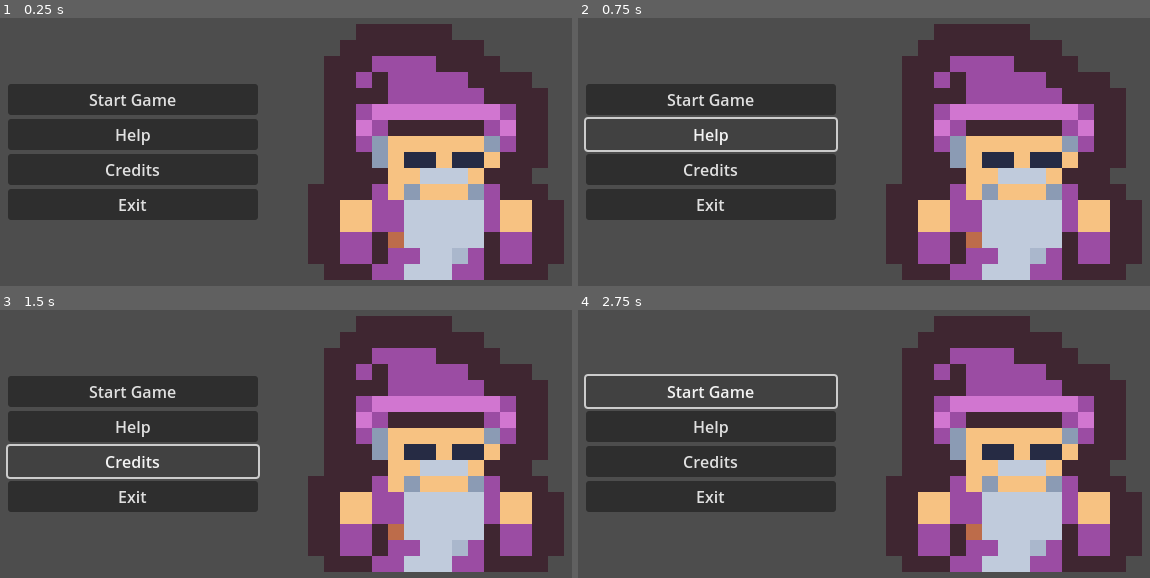
Above: before the commit, frames 1-4 (two rows, left to right).
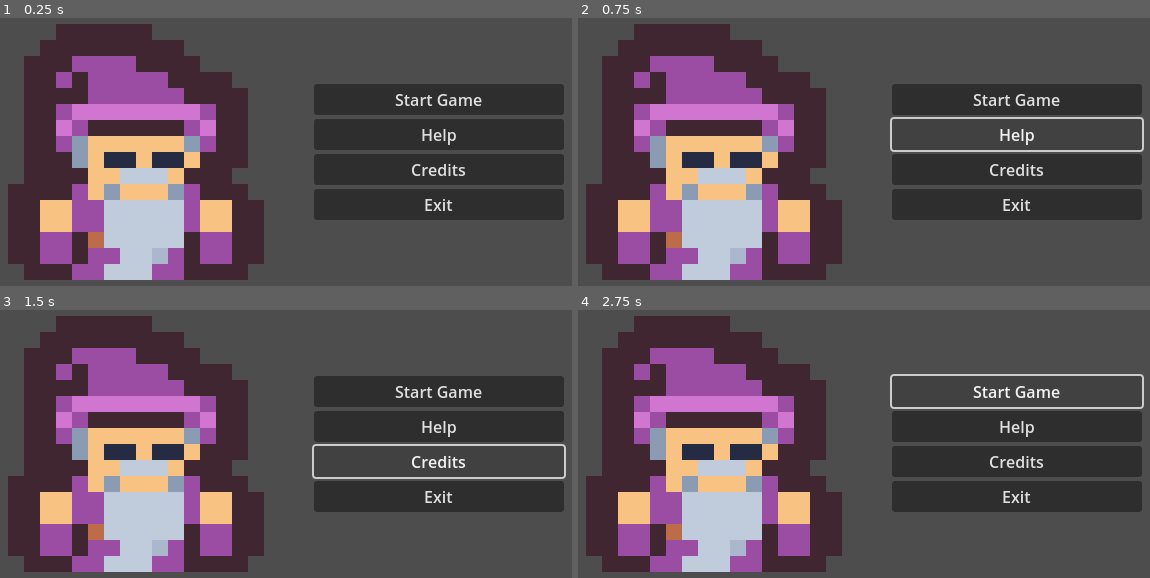
Above: after the commit, the same moments.

Repository: project-roundtrip/roundtrip
Game: Godot game, scene res://scenes/mainmenu/mainmenu.tscn
Same seed, same stepped clock (60 frames per second), same inputs: the game is played once before the commit and once after it.
Inputs:
- Up to frame 1 (0.25 s): no input
- Up to frame 2 (0.75 s): click "Help" at 0.5 s
- Up to frame 3 (1.5 s): click "Credits" at 1.25 s
- Up to frame 4 (2.75 s): click "Start Game" at 2 s

The runs differ from the first frame. In frame 1, 58% of the frame differs, in the area x 1-99%, y 2-98%; in frame 2, 62%; in frame 3, 63%; in frame 4, 62%.

Commit message:
Configure automatic scaling and fix main window layout

Diff:
--- a/project.godot
+++ b/project.godot
@@ -19,6 +19,7 @@
 
 window/size/viewport_width=800
 window/size/viewport_height=600
+window/stretch/mode="viewport"
 
 [rendering]
 
--- a/scenes/mainmenu/mainmenu.tscn
+++ b/scenes/mainmenu/mainmenu.tscn
@@ -6,7 +6,8 @@
 
 [node name="RootContainer" type="MarginContainer" parent="."]
 custom_minimum_size = Vector2(800, 600)
-offset_right = 4.0
+offset_right = 800.0
+offset_bottom = 600.0
 
 [node name="HBoxContainer" type="HBoxContainer" parent="RootContainer"]
 custom_minimum_size = Vector2(800, 600)
@@ -18,32 +19,33 @@
 layout_mode = 2
 alignment = 1
 
-[node name="StartButton" type="Button" parent="RootContainer/HBoxContainer/LogoContainer"]
-custom_minimum_size = Vector2(250, 0)
+[node name="LogoRect" type="TextureRect" parent="RootContainer/HBoxContainer/LogoContainer"]
+texture_filter = 1
+custom_minimum_size = Vector2(256, 256)
 layout_mode = 2
-text = "Start Game"
-
-[node name="HelpButton" type="Button" parent="RootContainer/HBoxContainer/LogoContainer"]
-custom_minimum_size = Vector2(250, 0)
-layout_mode = 2
-text = "Help"
-
-[node name="CreditsButton" type="Button" parent="RootContainer/HBoxContainer/LogoContainer"]
-custom_minimum_size = Vector2(250, 0)
-layout_mode = 2
-text = "Credits"
-
-[node name="ExitButton" type="Button" parent="RootContainer/HBoxContainer/LogoContainer"]
-custom_minimum_size = Vector2(250, 0)
-layout_mode = 2
-text = "Exit"
+texture = ExtResource("1_ygvqr")
+stretch_mode = 4
 
 [node name="ControlsContainer" type="VBoxContainer" parent="RootContainer/HBoxContainer"]
 layout_mode = 2
 alignment = 1
 
-[node name="LogoRect" type="TextureRect" parent="RootContainer/HBoxContainer/ControlsContainer"]
-texture_filter = 1
-custom_minimum_size = Vector2(256, 256)
+[node name="StartButton" type="Button" parent="RootContainer/HBoxContainer/ControlsContainer"]
+custom_minimum_size = Vector2(250, 0)
 layout_mode = 2
-texture = ExtResource("1_ygvqr")
+text = "Start Game"
+
+[node name="HelpButton" type="Button" parent="RootContainer/HBoxContainer/ControlsContainer"]
+custom_minimum_size = Vector2(250, 0)
+layout_mode = 2
+text = "Help"
+
+[node name="CreditsButton" type="Button" parent="RootContainer/HBoxContainer/ControlsContainer"]
+custom_minimum_size = Vector2(250, 0)
+layout_mode = 2
+text = "Credits"
+
+[node name="ExitButton" type="Button" parent="RootContainer/HBoxContainer/ControlsContainer"]
+custom_minimum_size = Vector2(250, 0)
+layout_mode = 2
+text = "Exit"
Not shown, added: assets/sprites/background.png.import
